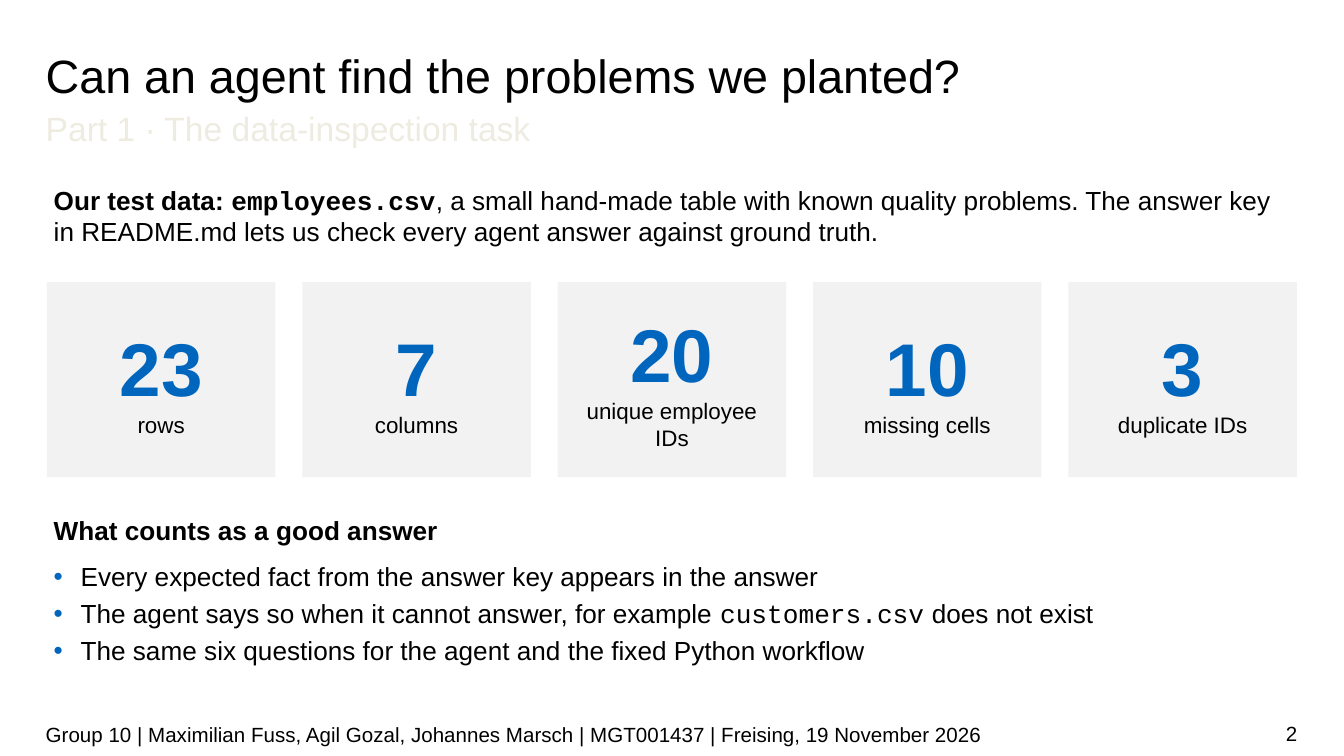
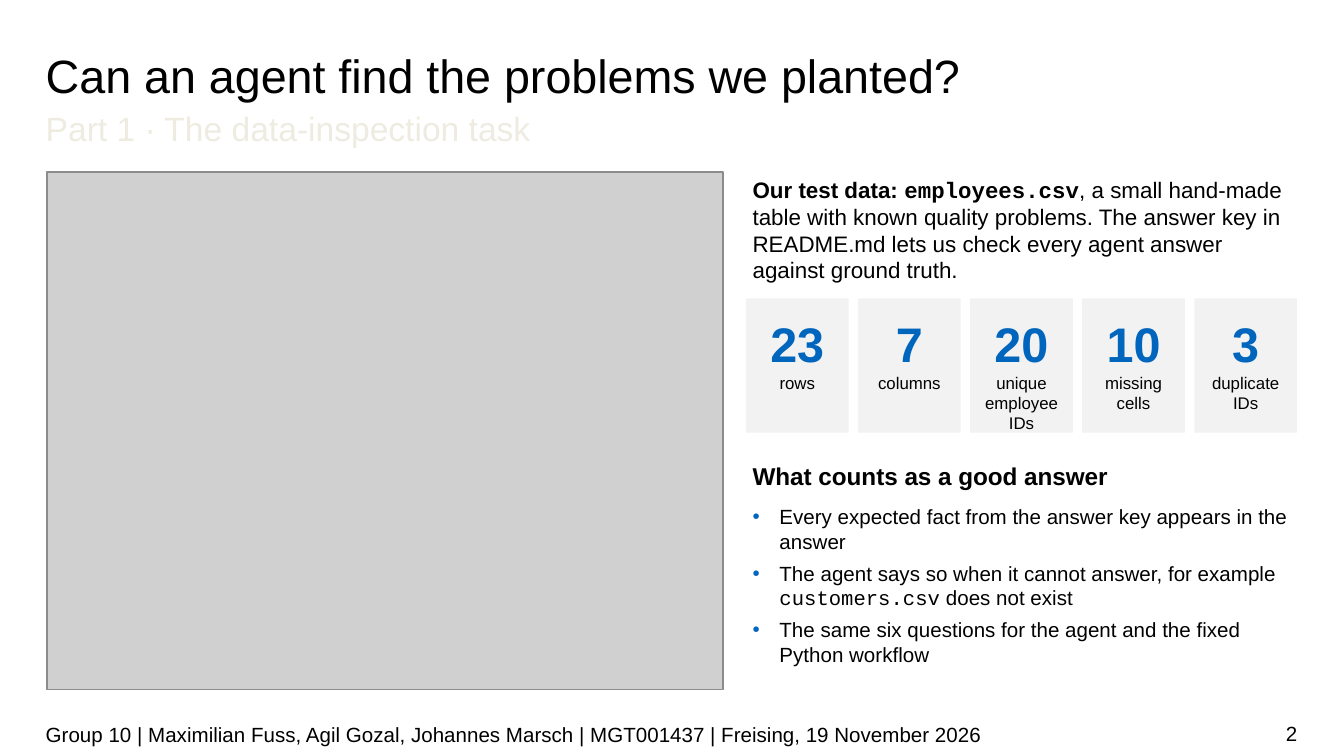
Before and after one commit to JPMarsch/Python_Group_10, a slide deck: slide 2 of presentation/G10_presentation_draft.pptx. Drawn at 1344x756 pixels with LibreOffice and Linux fonts; fonts in the diff are those of the drawing; grey boxes stand for pictures; background and template pictures are left out. Boxes give left, top, right and bottom in pixels: in the first picture for what was removed or moved away, otherwise in the second. Text is boxed around its words. In the diff, an @@ line names an element or a change of style, - is before the commit and + after.

Commit message:
Final Presentation uploaded
based on our discussions

```diff
--- a/presentation/G10_presentation_draft.pptx
+++ b/presentation/G10_presentation_draft.pptx
@@ picture added at <box>47,172,723,689</box> @@
@@ text "Our test data: employees.csv, a ...": place and size @@
-text "Our test data: employees.csv, a ..." at <box>54,191,1270,247</box>
+text "Our test data: employees.csv, a ..." at <box>753,181,1282,283</box>
@@ text "Our test data: employees.csv, a ..." at <box>753,181,1282,283</box>: size 14 to 12 pt @@
@@ rectangle "23": place and size @@
-rectangle "23" at <box>47,282,276,477</box>
+rectangle "23" at <box>746,298,848,433</box>
@@ rectangle "23" at <box>746,298,848,433</box>: size 40 to 26 pt in "23"; size 12 to 9 pt in "rows"; vertical alignment middle to top @@
@@ rectangle "7": place and size @@
-rectangle "7" at <box>302,282,531,477</box>
+rectangle "7" at <box>857,298,960,433</box>
@@ rectangle "7" at <box>857,298,960,433</box>: size 40 to 26 pt in "7"; size 12 to 9 pt in "columns"; vertical alignment middle to top @@
@@ rectangle "20": place and size @@
-rectangle "20" at <box>558,282,786,477</box>
+rectangle "20" at <box>970,298,1073,433</box>
@@ rectangle "20" at <box>970,298,1073,433</box>: size 40 to 26 pt in "20"; size 12 to 9 pt in "unique employee IDs"; vertical alignment middle to top @@
@@ rectangle "10": place and size @@
-rectangle "10" at <box>813,282,1042,477</box>
+rectangle "10" at <box>1082,298,1184,433</box>
@@ rectangle "10" at <box>1082,298,1184,433</box>: size 40 to 26 pt in "10"; size 12 to 9 pt in "missing cells"; vertical alignment middle to top @@
@@ rectangle "3": place and size @@
-rectangle "3" at <box>1068,282,1297,477</box>
+rectangle "3" at <box>1195,298,1297,433</box>
@@ rectangle "3" at <box>1195,298,1297,433</box>: size 40 to 26 pt in "3"; size 12 to 9 pt; vertical alignment middle to top @@
@@ text "What counts as a good ...": place and size @@
-text "What counts as a good ..." at <box>54,521,437,546</box>
+text "What counts as a good ..." at <box>753,467,1107,490</box>
@@ text "What counts as a good ..." at <box>753,467,1107,490</box>: size 14 to 13 pt @@
@@ text "Every expected fact from the ...": place and size @@
-text "Every expected fact from the ..." at <box>81,567,1093,666</box>
+text "Every expected fact from the ..." at <box>779,509,1287,667</box>
@@ text "Every expected fact from the ..." at <box>779,509,1287,667</box>: size 14 to 11 pt; more space between paragraphs @@
```
Also in this commit, not shown: 2 other files.
